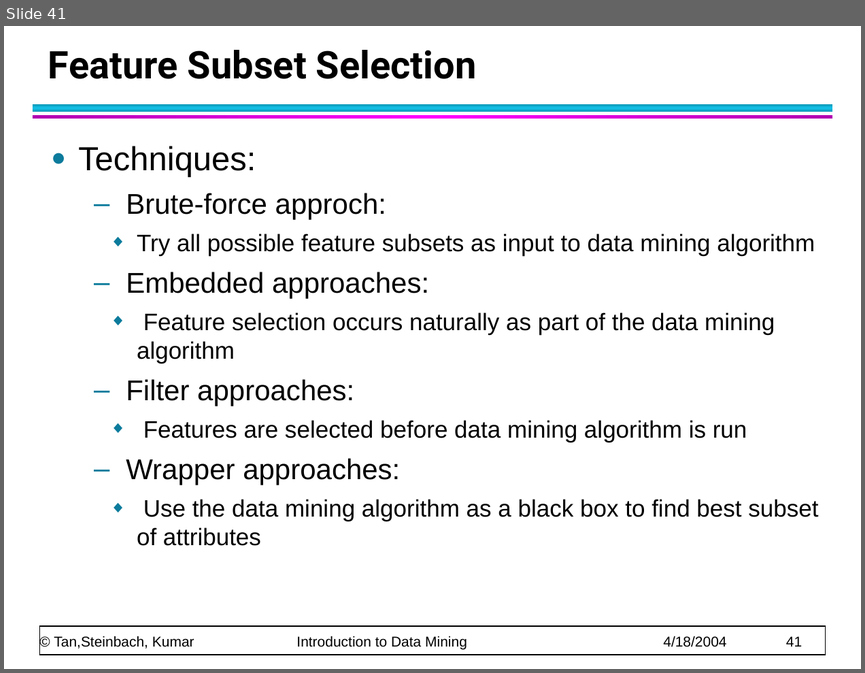
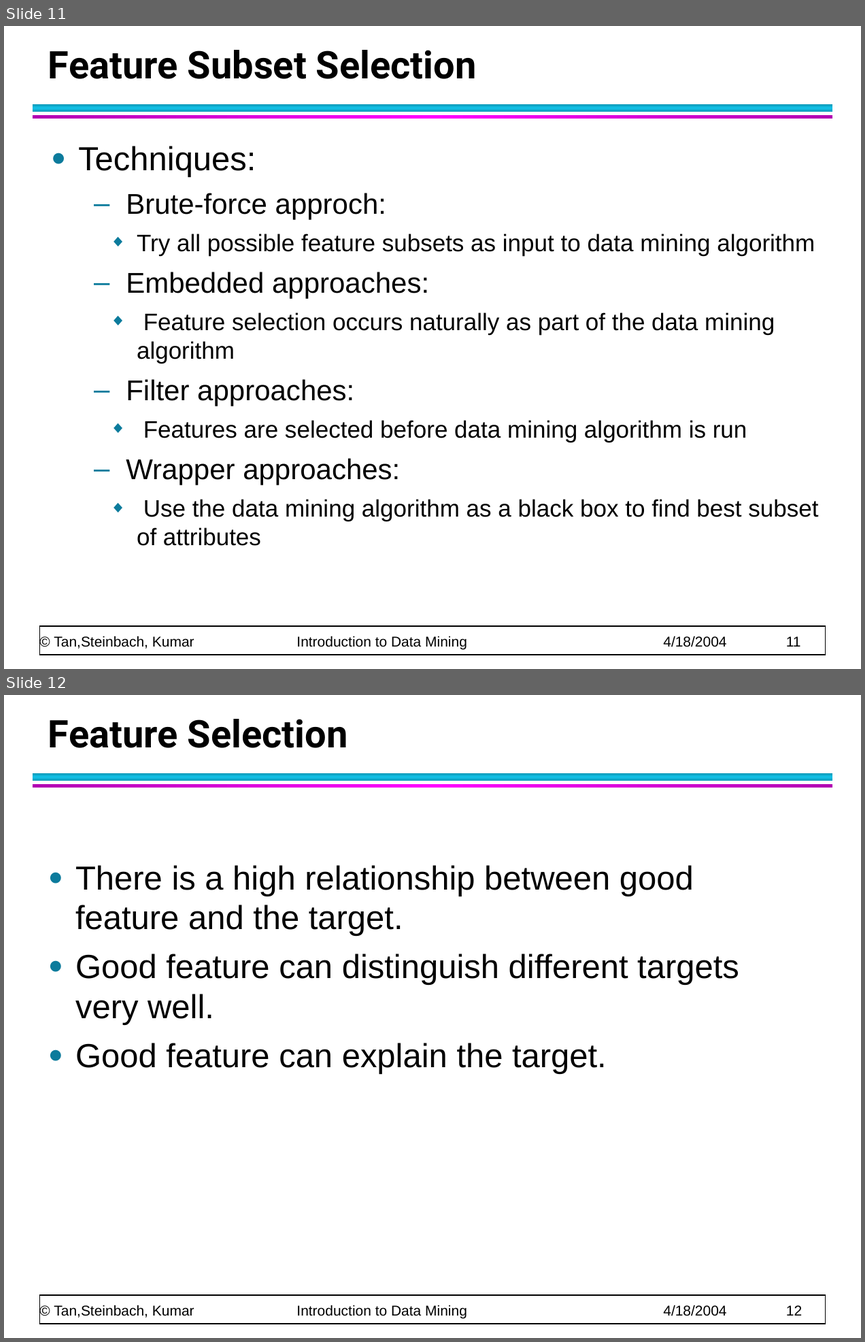
Before and after one commit to CMPT300/CMPT300.github.io, a slide deck: handouts/data/chap2_data_2.ppt. Shown one above the other, each under a label of ours: slide 41 before the commit, slides 11 and 12 after it. The pictures are 865x673 and 865x1342 pixels, drawn with LibreOffice and Linux fonts; fonts in the diff are those of the drawing. Boxes give left, top, right and bottom in pixels: in the first picture for what was removed or moved away, otherwise in the second. Text is boxed around its words. In the diff, an @@ line names an element or a change of style, - is before the commit and + after.

Commit message:
feature selection

```diff
--- a/handouts/data/chap2_data_2.ppt
+++ b/handouts/data/chap2_data_2.ppt
@@ slide 12 added at (4, 695, 861, 1338), background #FFFFFF; not listed: 4 template elements that a slide beside it also shows @@
@@ title added at (48, 719, 348, 748), 32 pt, text #000000, bold @@
+Feature Selection
@@ text added at (75, 865, 739, 1074), 28 pt, text #000000 @@
+● There is a high relationship between good feature and the target.
+● Good feature can distinguish different targets very well.
+● Good feature can explain the target.
@@ what was slide 41 is now slide 11 @@
@@ text at (54, 635, 801, 650): text changed @@
-© Tan,Steinbach, Kumar Introduction to Data Mining 4/18/2004 41
+© Tan,Steinbach, Kumar Introduction to Data Mining 4/18/2004 11
```
Also in this commit, not shown: 11 other slides changed, 9 other slides added, 56 slides removed, 2 other files.
